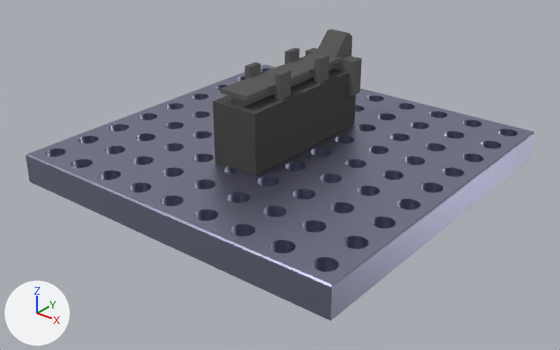
An edit to the glTF model models/GLB/Pallet.glb, drawn before and after from the same camera.
The view is the same before and after, from a 50 mm camera at (0.2184, -0.2798, 0.1682) aimed at (0.0051, -0.0133, 0.0029). Every picture has the same lights, and +X, +Y and +Z are marked at lower left.

The scene before the commit, as lines of its bpy script (objects in view):
```python
ob_pallet_002 = bpy.data.objects.new('Pallet_002', me_mesh_0_001)
ob_pallet_002.location = (0.0, 0.0, -0.0003)
ob_pallet_003 = bpy.data.objects.new('Pallet_003', me_mesh_0_002)
ob_pallet_003.location = (0.0, 0.0, -0.0003)
ob_pallet_005 = bpy.data.objects.new('Pallet_005', me_mesh_0_006)
ob_pallet_005.location = (0.0, 0.0, -0.0003)
ob_pallet_008 = bpy.data.objects.new('Pallet_008', me_mesh_0_011)
ob_pallet_008.location = (0.0, -0.0048, -0.0003)
ob_pallet_009 = bpy.data.objects.new('Pallet_009', me_mesh_0_013)
ob_pallet_009.location = (0.0, -0.007, -0.0003)
ob_piastraforata = bpy.data.objects.new('PiastraForata', me_piastraforata_001)
ob_piastraforata.location = (0.0, -0.0003, 0.0)
```
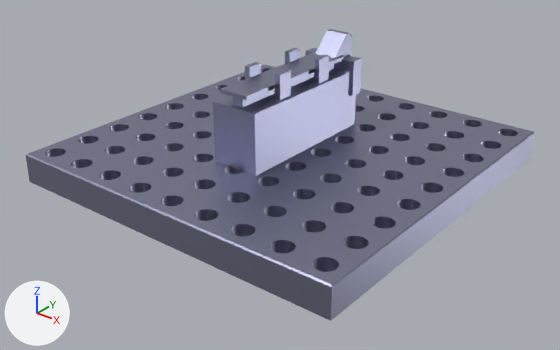
Commit message: pallet single material

Boxes (x1, y1, x2, y2) around the edits, measured in the pictures (560 x 350 px):
'Pallet_002', recoloured
    both: (213, 69, 356, 176)
'Pallet_008', recoloured (grey to white)
    both: (220, 29, 350, 101)
'Pallet_009', recoloured
    both: (233, 48, 362, 107)
'Pallet_003', recoloured
    both: (275, 70, 291, 100)
'Pallet_005', recoloured
    both: (314, 54, 329, 83)

Edits to the bpy script that builds the scene:
```text
Change me_mesh_0_001:
    where me_mesh_0_001.from_pydata(...)  # 30 vertices, 40 faces; spans x -0.0125..0.0125, y -0.04..0.04, z 0.015..0.045
    remove me_mesh_0_001.materials.append(mat_basic_dark_grey_paint_2)  # dark grey #4a4a4a
    add me_mesh_0_001.materials.append(mat_steel)  # grey #a1a3bc
Change me_mesh_0_002:
    where me_mesh_0_002.from_pydata(...)  # 14 vertices, 18 faces; spans x 0.0075..0.0105, y -0.02..-0.012, z 0.045..0.057
    remove me_mesh_0_002.materials.append(mat_basic_dark_grey_paint)  # dark grey #4a4a4a
    add me_mesh_0_002.materials.append(mat_steel)  # grey #a1a3bc
Change me_mesh_0_006:
    where me_mesh_0_006.from_pydata(...)  # 14 vertices, 18 faces; spans x 0.0075..0.0105, y 0.01..0.018, z 0.045..0.057
    remove me_mesh_0_006.materials.append(mat_basic_dark_grey_paint)  # dark grey #4a4a4a
    add me_mesh_0_006.materials.append(mat_steel)  # grey #a1a3bc
Change me_mesh_0_011:
    where me_mesh_0_011.from_pydata(...)  # 59 vertices, 81 faces; spans x -0.0077..0.0077, y -0.035..0.047, z 0.045..0.062
    remove me_mesh_0_011.materials.append(mat_basic_dark_grey_paint)  # dark grey #4a4a4a
    add me_mesh_0_011.materials.append(mat_steel)  # grey #a1a3bc
Change me_mesh_0_013:
    where me_mesh_0_013.from_pydata(...)  # 28 vertices, 36 faces; spans x -0.015..0.015, y -0.03..0.047, z 0.033..0.051
    remove me_mesh_0_013.materials.append(mat_basic_dark_grey_paint)  # dark grey #4a4a4a
    add me_mesh_0_013.materials.append(mat_steel)  # grey #a1a3bc
```
